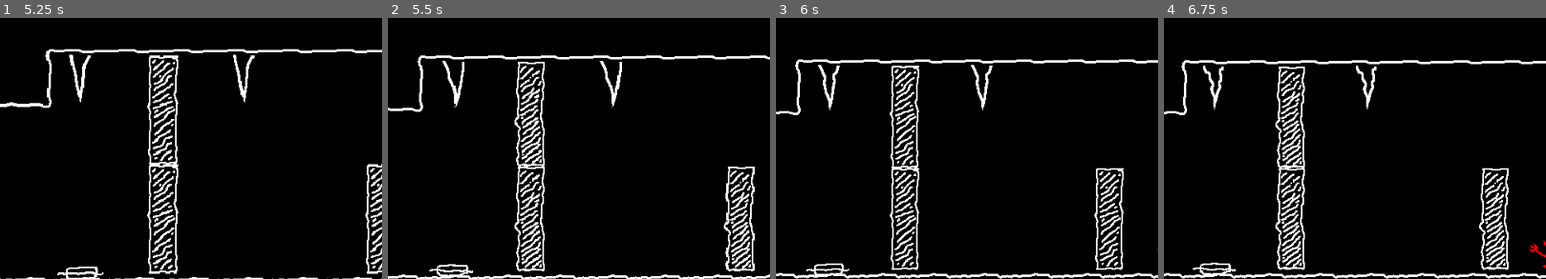
Above: before the commit, frames 1-4 (left to right).
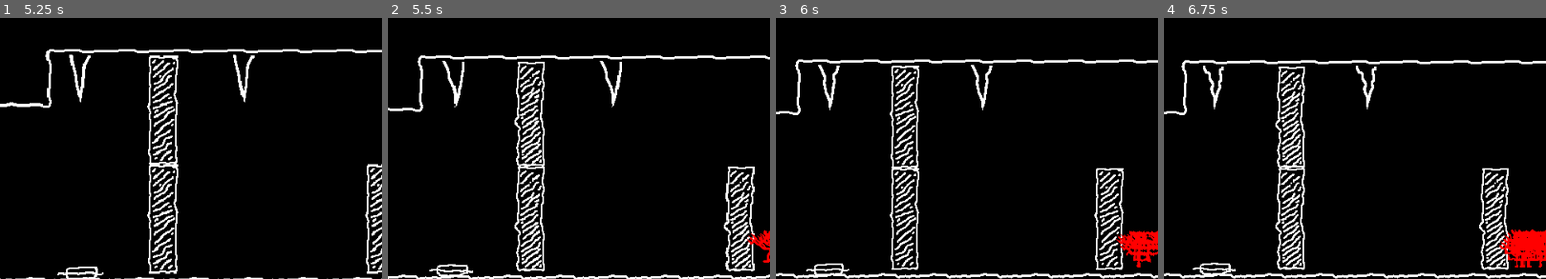
Above: after the commit, the same moments.

Repository: zombietfk/godot.games.bobs-platform-adventure
Game: Godot game, scene res://main.tscn
Two runs of this game, one before a commit and one after it. Both use one fixed random seed, a clock stepped at 60 frames per second and the inputs below.
Inputs (mouse positions are % of the whole screen's width and height, from its top left):
- Up to frame 1 (5.25 s): click (3, 12) at 0.52 s; type "12" at 0.6 s; click (3, 18) at 1.27 s; click (3, 18) at 2.02 s; click (6, 18) at 2.77 s; click (6, 18) at 3.52 s; click "Warp LvL" at 4.25 s; tap Enter (interaction) at 5 s; hold Right (move_right) from 5.03 s (still down); tap Space (jump) at 5.1 s
- Up to frame 2 (5.5 s): keep holding Right (move_right); tap Space (jump) at 5.27 s
- Up to frame 3 (6 s): keep holding Right (move_right); tap Space (jump) at 5.57 s; tap Down (aim_down) at 5.85 s
- Up to frame 4 (6.75 s): tap Space (jump) at 6.02, 6.05, 6.32 s; release Right (move_right) at 6.53 s; hold Left (move_left) from 6.53 s (still down); hold Up (aim_up) from 6.53 s (still down)
The pictures show only the part of the screen within x 50-100%, y 16-66%; the shares and areas given below are measured in that part.

Frame 1 is identical in both runs. In frame 2, 0.3% of the frame differs, in the area x 94-100%, y 81-94%; in frame 3, 0.9%; in frame 4, 1.3%, in the area x 87-100%, y 81-96%.

Commit message:
Added utliity methods to lerp across negative x values

Diff:
--- a/enemies/bosses/demon-rabbit/demon_rabbit.gd
+++ b/enemies/bosses/demon-rabbit/demon_rabbit.gd
@@ -278,16 +278,12 @@
 	await get_tree().create_timer(1.0).timeout;
 	if platform_jump_locations.size() > 1:
 		var target_platform_jump_location = current_platform_jump_location;
-		print('old target - ', current_platform_jump_location);
 		while target_platform_jump_location == current_platform_jump_location:
 			target_platform_jump_location = platform_jump_locations.pick_random();
 		current_platform_jump_location = target_platform_jump_location;
-		print('new target - ', current_platform_jump_location);
 		if current_platform_jump_location.global_position.y > global_position.y:
-			print('jump_down');
 			velocity.y = -500;
 		else:
-			print('jump_up');
 			velocity.y -= global_position.y - current_platform_jump_location.global_position.y + get_gravity().y * 0.5;
 			print(velocity.y);
 	$CollisionShape2D.disabled = true;
--- a/enemies/imp/imp.gd
+++ b/enemies/imp/imp.gd
@@ -1,14 +1,9 @@
 class_name Imp;
 extends AbstractEnemy;
 
-enum FlipDirection { LEFT = 1, RIGHT = -1 }
-
-@export var flip_direction: FlipDirection = FlipDirection.LEFT;
-
 # LIFECYCLE
 func _ready() -> void:
-	scale.x = flip_direction;
-
+	pass;
 
 func _physics_process(_delta: float) -> void:
 	move_and_slide();
--- a/enemies/imp/imp.tscn
+++ b/enemies/imp/imp.tscn
@@ -7,92 +7,56 @@
 [ext_resource type="Script" uid="uid://clckd16reh3ci" path="res://enemies/imp/state_machine/contexts/imp_movement_context.gd" id="4_chpmn"]
 [ext_resource type="Script" uid="uid://crp88rnesokmi" path="res://enemies/imp/state_machine/states/imp_changing_direction_state.gd" id="4_d3unr"]
 
+[sub_resource type="AtlasTexture" id="AtlasTexture_d3unr"]
+atlas = ExtResource("2_3p1ij")
+region = Rect2(0, 0, 64, 64)
+
+[sub_resource type="AtlasTexture" id="AtlasTexture_6dsa5"]
+atlas = ExtResource("2_3p1ij")
+region = Rect2(64, 0, 64, 64)
+
+[sub_resource type="AtlasTexture" id="AtlasTexture_7chnj"]
+atlas = ExtResource("2_3p1ij")
+region = Rect2(128, 0, 64, 64)
+
+[sub_resource type="AtlasTexture" id="AtlasTexture_ooc45"]
+atlas = ExtResource("2_3p1ij")
+region = Rect2(192, 0, 64, 64)
+
+[sub_resource type="SpriteFrames" id="SpriteFrames_5iiwb"]
+animations = [{
+"frames": [{
+"duration": 1.0,
+"texture": SubResource("AtlasTexture_d3unr")
+}, {
+"duration": 1.0,
+"texture": SubResource("AtlasTexture_6dsa5")
+}, {
+"duration": 1.0,
+"texture": SubResource("AtlasTexture_7chnj")
+}, {
+"duration": 1.0,
+"texture": SubResource("AtlasTexture_ooc45")
+}, {
+"duration": 1.0,
+"texture": SubResource("AtlasTexture_7chnj")
+}, {
+"duration": 1.0,
+"texture": SubResource("AtlasTexture_6dsa5")
+}],
+"loop": true,
+"name": &"default",
+"speed": 5.0
+}]
+
 [sub_resource type="RectangleShape2D" id="RectangleShape2D_1bvp3"]
 size = Vector2(22.5, 40)
 
 [sub_resource type="CircleShape2D" id="CircleShape2D_3p1ij"]
 radius = 1.5
 
-[sub_resource type="Animation" id="Animation_6dsa5"]
-length = 0.001
-tracks/0/type = "value"
-tracks/0/imported = false
-tracks/0/enabled = true
-tracks/0/path = NodePath("Sprite:region_rect")
-tracks/0/interp = 1
-tracks/0/loop_wrap = true
-tracks/0/keys = {
-"times": PackedFloat32Array(0),
-"transitions": PackedFloat32Array(1),
-"update": 0,
-"values": [Rect2(0, 0, 64, 64)]
-}
-tracks/1/type = "value"
-tracks/1/imported = false
-tracks/1/enabled = true
-tracks/1/path = NodePath("Sprite:scale")
-tracks/1/interp = 1
-tracks/1/loop_wrap = true
-tracks/1/keys = {
-"times": PackedFloat32Array(0),
-"transitions": PackedFloat32Array(1),
-"update": 0,
-"values": [Vector2(0.857, 0.857)]
-}
-
-[sub_resource type="Animation" id="Animation_7chnj"]
-resource_name = "Turn"
-length = 0.6
-tracks/0/type = "value"
-tracks/0/imported = false
-tracks/0/enabled = true
-tracks/0/path = NodePath("Sprite:region_rect")
-tracks/0/interp = 1
-tracks/0/loop_wrap = true
-tracks/0/keys = {
-"times": PackedFloat32Array(0, 0.1, 0.2, 0.3, 0.4, 0.5),
-"transitions": PackedFloat32Array(1, 1, 1, 1, 1, 1),
-"update": 1,
-"values": [Rect2(0, 0, 64, 64), Rect2(64, 0, 64, 64), Rect2(128, 0, 64, 64), Rect2(192, 0, 64, 64), Rect2(128, 0, 64, 64), Rect2(64, 0, 64, 64)]
-}
-tracks/1/type = "value"
-tracks/1/imported = false
-tracks/1/enabled = true
-tracks/1/path = NodePath("Sprite:scale")
-tracks/1/interp = 1
-tracks/1/loop_wrap = true
-tracks/1/keys = {
-"times": PackedFloat32Array(0, 0.3, 0.6),
-"transitions": PackedFloat32Array(1, 1, 1),
-"update": 0,
-"values": [Vector2(1, 1), Vector2(0.25, 1), Vector2(-1, 1)]
-}
-
-[sub_resource type="Animation" id="Animation_d3unr"]
-resource_name = "Walking"
-length = 0.6
-loop_mode = 1
-tracks/0/type = "value"
-tracks/0/imported = false
-tracks/0/enabled = true
-tracks/0/path = NodePath("Sprite:region_rect")
-tracks/0/interp = 1
-tracks/0/loop_wrap = true
-tracks/0/keys = {
-"times": PackedFloat32Array(0, 0.1, 0.2, 0.3, 0.4, 0.5),
-"transitions": PackedFloat32Array(1, 1, 1, 1, 1, 1),
-"update": 1,
-"values": [Rect2(0, 0, 64, 64), Rect2(64, 0, 64, 64), Rect2(128, 0, 64, 64), Rect2(192, 0, 64, 64), Rect2(128, 0, 64, 64), Rect2(64, 0, 64, 64)]
-}
-
-[sub_resource type="AnimationLibrary" id="AnimationLibrary_6dsa5"]
-_data = {
-&"RESET": SubResource("Animation_6dsa5"),
-&"Turn": SubResource("Animation_7chnj"),
-&"Walking": SubResource("Animation_d3unr")
-}
-
 [node name="Imp" type="CharacterBody2D"]
+scale = Vector2(-1, 1)
 collision_layer = 2
 collision_mask = 64
 script = ExtResource("1_3p1ij")
@@ -101,32 +65,28 @@
 script = ExtResource("2_swk4a")
 inital_state = NodePath("Walk")
 
-[node name="Walk" type="Node" parent="StateMachine" node_paths=PackedStringArray("floor_check_raycast", "wall_check_raycast", "attack_shape_cast", "animation_player", "body")]
+[node name="Walk" type="Node" parent="StateMachine" node_paths=PackedStringArray("floor_check_raycast", "wall_check_raycast", "attack_shape_cast", "body")]
 script = ExtResource("2_gngxf")
 floor_check_raycast = NodePath("../../FloorCheckRayCast2D")
 wall_check_raycast = NodePath("../../WallCheckRayCast2D")
 attack_shape_cast = NodePath("../../AttackShapeCast2D")
-animation_player = NodePath("../../AnimationPlayer")
 body = NodePath("../..")
 
-[node name="ChangeDirection" type="Node" parent="StateMachine" node_paths=PackedStringArray("animation_player", "body")]
+[node name="ChangeDirection" type="Node" parent="StateMachine" node_paths=PackedStringArray("body")]
 script = ExtResource("4_d3unr")
-animation_player = NodePath("../../AnimationPlayer")
 body = NodePath("../..")
 
 [node name="-----" type="Node" parent="StateMachine"]
 
 [node name="MovementContext" type="Node" parent="StateMachine"]
 script = ExtResource("4_chpmn")
+x_movement_speed = 100.0
 
-[node name="AnimatableRoot" type="Node" parent="."]
-
-[node name="Sprite" type="Sprite2D" parent="."]
+[node name="Sprite" type="AnimatedSprite2D" parent="."]
 self_modulate = Color(1, 0, 0, 1)
-scale = Vector2(0.857, 0.857)
-texture = ExtResource("2_3p1ij")
-region_enabled = true
-region_rect = Rect2(0, 0, 64, 64)
+sprite_frames = SubResource("SpriteFrames_5iiwb")
+autoplay = "default"
+frame_progress = 0.7279889
 
 [node name="Body" type="CollisionShape2D" parent="."]
 position = Vector2(5.25, 1)
@@ -147,12 +107,6 @@
 
 [node name="WallCheckRayCast2D" type="RayCast2D" parent="."]
 position = Vector2(5, 0)
-rotation = 1.5708
-target_position = Vector2(0, 24)
+scale = Vector2(-1, 1)
+target_position = Vector2(24, 0)
 collision_mask = 64
-
-[node name="AnimationPlayer" type="AnimationPlayer" parent="."]
-libraries = {
-&"": SubResource("AnimationLibrary_6dsa5")
-}
-autoplay = "Walking"
--- a/enemies/imp/state_machine/contexts/imp_movement_context.gd
+++ b/enemies/imp/state_machine/contexts/imp_movement_context.gd
@@ -2,4 +2,5 @@
 extends AbstractContext;
 
 @export var x_movement_speed: float = 25.0;
+@export var movement_direction = Vector2.LEFT;
 @export var turn_on_platform_edge: bool = true;
--- a/enemies/imp/state_machine/states/imp_changing_direction_state.gd
+++ b/enemies/imp/state_machine/states/imp_changing_direction_state.gd
@@ -3,12 +3,8 @@
 
 @export var turn_around_timer = 1.0;
 var _walking_context: ImpMovementContext;
-var _target_x_movement_speed: float = 0.0;
-var _target_body_scale: Vector2;
-@export var animation_player: AnimationPlayer;
 
 func enter(_from: AbstractState)->void:
-	print('Turn');
 	_walking_context = state_machine.get_context(
 		"MovementContext"
 	);
@@ -16,16 +12,8 @@
 	turn_then_walk();
 
 func exit(_to: AbstractState)->void:
-	match body.flip_direction:
-		Imp.FlipDirection.LEFT:
-			body.flip_direction = Imp.FlipDirection.RIGHT;
-			body.rotation = PI;
-			body.scale = Vector2(1, -1);
-		Imp.FlipDirection.RIGHT:
-			body.flip_direction = Imp.FlipDirection.LEFT;
-			body.rotation = 0;
-			body.scale = Vector2(1, 1);
-	_walking_context.x_movement_speed *= -1;
+	_walking_context.movement_direction *= -1;
+	pass;
 
 func process(_delta: float)->void:
 	pass;
@@ -34,7 +22,21 @@
 	pass;
 
 func turn_then_walk()->void:
-	animation_player.play("Turn");
-	await animation_player.animation_finished;
-	print('Animation_Finished');
+	var c_turn_around_timer = 0.0;
+	var inital_scale = body.scale;
+	while c_turn_around_timer < turn_around_timer:
+		await get_tree().process_frame;
+		c_turn_around_timer += get_process_delta_time();
+		NegativeScaleUtil.lerp_emulated_flip_to_negative_x_scale(
+			body,
+			inital_scale,
+			_walking_context.movement_direction.x,
+			0,
+			c_turn_around_timer / turn_around_timer,
+		);
+	NegativeScaleUtil.set_emulated_flip_to_negative_x_scale(
+		body,
+		_walking_context.movement_direction.x,
+		0,
+	);
 	transition.emit("Walk");
--- a/enemies/imp/state_machine/states/imp_walking_state.gd
+++ b/enemies/imp/state_machine/states/imp_walking_state.gd
@@ -5,32 +5,42 @@
 @export var floor_check_raycast: RayCast2D;
 @export var wall_check_raycast: RayCast2D;
 @export var attack_shape_cast: ShapeCast2D;
-@export var animation_player: AnimationPlayer;
 var _walking_context: ImpMovementContext;
 
 func enter(_from: AbstractState)->void:
 	_walking_context = state_machine.get_context(
 		"MovementContext"
 	) as ImpMovementContext;
-	animation_player.play("Walking");
+	NegativeScaleUtil.set_emulated_flip_to_negative_x_scale(
+		body,
+		-_walking_context.movement_direction.x,
+		0
+	);
 
 func exit(_to: AbstractState)->void:
+	body.velocity = Vector2.ZERO;
 	pass;
 
 func process(_delta: float)->void:
 	if !floor_check_raycast.is_colliding() and _walking_context.turn_on_platform_edge:
 		transition.emit("ChangeDirection");
+		return;
 	if wall_check_raycast.is_colliding():
 		transition.emit("ChangeDirection");
+		return;
 	for result in attack_shape_cast.collision_result:
 		var collided_with = instance_from_id(result["collider_id"]);
 		if collided_with is Player:
 			collided_with.damage(
 				1,
 				result.normal,
-				knockpack_impetus
+				knockpack_impetus,
 			);
 
 func physics_process(delta: float):
-	body.velocity.x = -sign(body.flip_direction) * _walking_context.x_movement_speed;
-	body.velocity += body.get_gravity() * delta;
+	body.velocity.x = clamp(
+		_walking_context.movement_direction.normalized().x * _walking_context.x_movement_speed,
+		-_walking_context.x_movement_speed,
+		_walking_context.x_movement_speed
+	);
+	#body.velocity += body.get_gravity() * delta;
--- a/level/levels/level_4.tscn
+++ b/level/levels/level_4.tscn
@@ -12,7 +12,7 @@
 script = ExtResource("1_ng40v")
 level_binding_box = Rect2(0, -320, 896, 448)
 spawn_locations = [NodePath("EntrySpawnPoint"), NodePath("ReturnSpawnPoint"), null]
-camera_zoom_to = Vector2(0.8, 0.8)
+camera_zoom_to = Vector2(1, 1)
 
 [node name="EntrySpawnPoint" type="Marker2D" parent="."]
 position = Vector2(0, 352)
@@ -133,6 +133,16 @@
 rotation = 3.1415927
 
 [node name="Imp2" parent="." instance=ExtResource("6_wwgj7")]
-position = Vector2(464, 289)
+position = Vector2(436, 300)
+scale = Vector2(1, 1)
+
+[node name="Imp3" parent="." instance=ExtResource("6_wwgj7")]
+position = Vector2(436, 102)
+scale = Vector2(1, 1)
+
+[node name="MovementContext" parent="Imp3/StateMachine" index="3"]
+movement_direction = Vector2(1, 0)
 
 [connection signal="ready" from="." to="." method="_on_ready"]
+
+[editable path="Imp3"]
--- a/utils/finate_state_machine/state_machine.gd
+++ b/utils/finate_state_machine/state_machine.gd
@@ -12,8 +12,8 @@
 			_states[n.name] = n;
 			n.state_machine = self;
 		if n is AbstractContext:
-			print(n.name);
 			_contexts[n.name] = n;
+	await get_parent().ready;
 	_set_state(inital_state.name)
 
 func _set_state(new_state_name: String):
--- /dev/null
+++ b/utils/negative_scale_util.gd
@@ -0,0 +1,38 @@
+class_name NegativeScaleUtil;
+extends Node
+
+# Util for setting negative x-values
+# - Zombie+TFK
+
+static func set_emulated_flip_to_negative_x_scale(
+	body: CollisionObject2D,
+	to_x_scale: float,
+	base_rotation: float,
+):
+	if to_x_scale == 0:
+		return;
+	if to_x_scale < 0:
+		body.rotation = base_rotation + PI;
+		body.scale = Vector2(abs(to_x_scale), -abs(body.scale.y));
+		return;
+	body.rotation = base_rotation;
+	body.scale = Vector2(abs(to_x_scale), abs(body.scale.y));
+
+static func lerp_emulated_flip_to_negative_x_scale(
+	body: CollisionObject2D,
+	inital_scale: Vector2,
+	to_x_scale: float,
+	base_rotation: float,
+	t: float,
+):
+	var inital_scale_x = inital_scale.x;
+	if inital_scale.y < 0:
+		inital_scale_x = -inital_scale_x;
+	var d = inital_scale_x - to_x_scale;
+	var dt = d * t;
+	var i = inital_scale_x - dt;
+	NegativeScaleUtil.set_emulated_flip_to_negative_x_scale(
+		body,
+		i,
+		base_rotation,
+	);
Not shown: 1 places in enemies/imp/imp.tscn that only renumber resources
Not shown, added: utils/negative_scale_util.gd.uid
